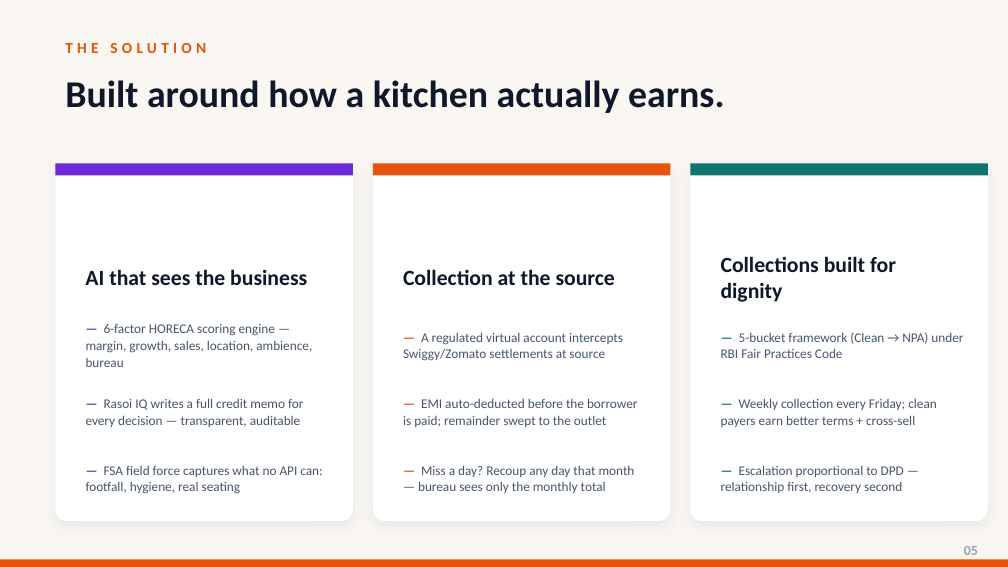
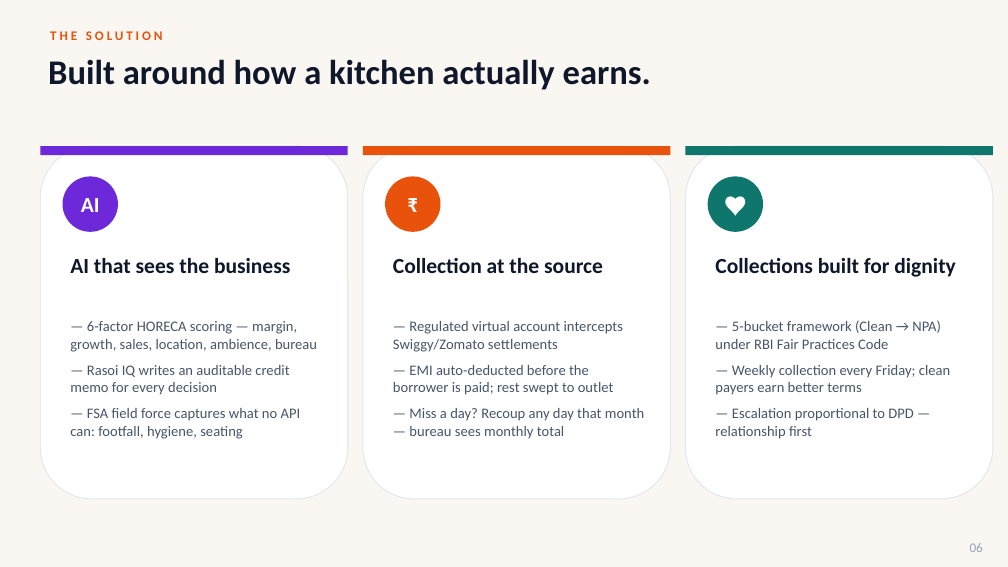
Before and after one commit to askgogo84/RasoiCapital, a slide deck: slide 6 of public/RasoiCapital_PitchDeck.pptx (slide 5 before the commit). Drawn at 1008x567 pixels with LibreOffice and Linux fonts; fonts in the diff are those of the drawing. Boxes give left, top, right and bottom in pixels: in the first picture for what was removed or moved away, otherwise in the second. Text is boxed around its words. In the diff, an @@ line names an element or a change of style, - is before the commit and + after.

```diff
--- a/public/RasoiCapital_PitchDeck.pptx
+++ b/public/RasoiCapital_PitchDeck.pptx
@@ text "THE SOLUTION": place and size @@
-text "THE SOLUTION" at box(65, 43, 206, 53)
+text "THE SOLUTION" at box(50, 31, 163, 40)
@@ text "THE SOLUTION" at box(50, 31, 163, 40): size 11 to 9.4 pt, letter spacing 3 to 2 pt; vertical alignment middle to top @@
@@ text "Built around how a kitchen ...": place and size @@
-text "Built around how a kitchen ..." at box(65, 80, 725, 113)
+text "Built around how a kitchen ..." at box(48, 59, 651, 90)
@@ text "Built around how a kitchen ..." at box(48, 59, 651, 90): size 27 to 24.8 pt; vertical alignment middle to top @@
@@ rectangle: place and size @@
-rectangle at box(55, 163, 353, 175)
+rectangle at box(40, 146, 348, 155)
@@ outline none to #E2E8F0 0.75 pt; shadow off; proportions changed in 3 elements at box(685, 146, 993, 499), box(363, 146, 670, 499), box(40, 146, 348, 499) @@
@@ rounded rectangle: place and size @@
-rounded rectangle at box(55, 163, 353, 521)
+rounded rectangle at box(40, 146, 348, 499)
@@ rectangle: place and size @@
-rectangle at box(373, 163, 670, 175)
+rectangle at box(363, 146, 670, 155)
@@ rounded rectangle: place and size @@
-rounded rectangle at box(373, 163, 670, 521)
+rounded rectangle at box(363, 146, 670, 499)
@@ rectangle: place and size @@
-rectangle at box(690, 163, 988, 175)
+rectangle at box(685, 146, 993, 155)
@@ rounded rectangle: place and size @@
-rounded rectangle at box(690, 163, 988, 521)
+rounded rectangle at box(685, 146, 993, 499)
@@ ellipse added at box(62, 176, 118, 232), fill #6D28D9 @@
@@ ellipse added at box(385, 176, 440, 232), fill #E8520A @@
@@ ellipse added at box(708, 176, 763, 232), fill #0F766E @@
@@ text added at box(81, 198, 100, 212), 15.3 pt, text #FFFFFF, bold @@
+AI
@@ text added at box(385, 187, 440, 220), 15.3 pt, text #FFFFFF, bold @@
+₹
@@ text added at box(708, 187, 763, 220), 15.3 pt, text #FFFFFF, bold @@
+♥
@@ size 15.5 to 15.3 pt; line spacing 18pt to 1; vertical alignment middle to top in 3 elements at box(715, 258, 956, 277), box(393, 258, 603, 273), box(70, 258, 290, 273) @@
@@ text "AI that sees the business": place and size @@
-text "AI that sees the business" at box(85, 269, 307, 285)
+text "AI that sees the business" at box(70, 258, 290, 273)
@@ text "Collection at the source": place and size @@
-text "Collection at the source" at box(403, 269, 615, 285)
+text "Collection at the source" at box(393, 258, 603, 273)
@@ vertical alignment middle to top in 3 elements at box(715, 320, 950, 439), box(393, 321, 644, 438), box(70, 321, 317, 439) @@
@@ text at box(70, 321, 317, 439): text changed; size 9.5 to 10.4 pt @@
-— Rasoi IQ writes a full credit memo for every decision — transparent, auditable
+— 6-factor HORECA scoring — margin, growth, sales, location, ambience, bureau
+— Rasoi IQ writes an auditable credit memo for every decision
+— FSA field force captures what no API can: footfall, hygiene, seating
@@ text removed at box(86, 324, 312, 367) @@
-— 6-factor HORECA scoring engine — margin, growth, sales, location, ambience, bureau
@@ text at box(393, 321, 644, 438): text changed; size 9.5 to 10.4 pt @@
-— EMI auto-deducted before the borrower is paid; remainder swept to the outlet
+— Regulated virtual account intercepts Swiggy/Zomato settlements
+— EMI auto-deducted before the borrower is paid; rest swept to outlet
+— Miss a day? Recoup any day that month — bureau sees monthly total
@@ text at box(715, 320, 950, 439): text changed; size 9.5 to 10.4 pt @@
-— Weekly collection every Friday; clean payers earn better terms + cross-sell
+— 5-bucket framework (Clean → NPA) under RBI Fair Practices Code
+— Weekly collection every Friday; clean payers earn better terms
+— Escalation proportional to DPD — relationship first
@@ text removed at box(403, 332, 623, 361) @@
-— A regulated virtual account intercepts Swiggy/Zomato settlements at source
@@ text removed at box(721, 332, 963, 358) @@
-— 5-bucket framework (Clean → NPA) under RBI Fair Practices Code
@@ text removed at box(86, 466, 322, 494) @@
-— FSA field force captures what no API can: footfall, hygiene, real seating
@@ text removed at box(418, 465, 635, 493) @@
-— Miss a day? Recoup any day that month — bureau sees only the monthly total
@@ text removed at box(721, 465, 904, 493) @@
-— Escalation proportional to DPD — relationship first, recovery second
@@ rectangle removed at box(0, 559, 1008, 566) @@
@@ text removed at box(964, 546, 978, 560) @@
-05
@@ text added at box(970, 543, 983, 552), 9.4 pt, text #94A3B8 @@
+06
```
Also in this commit, not shown: 15 other slides changed, 1 slide added, 1 slide removed.
